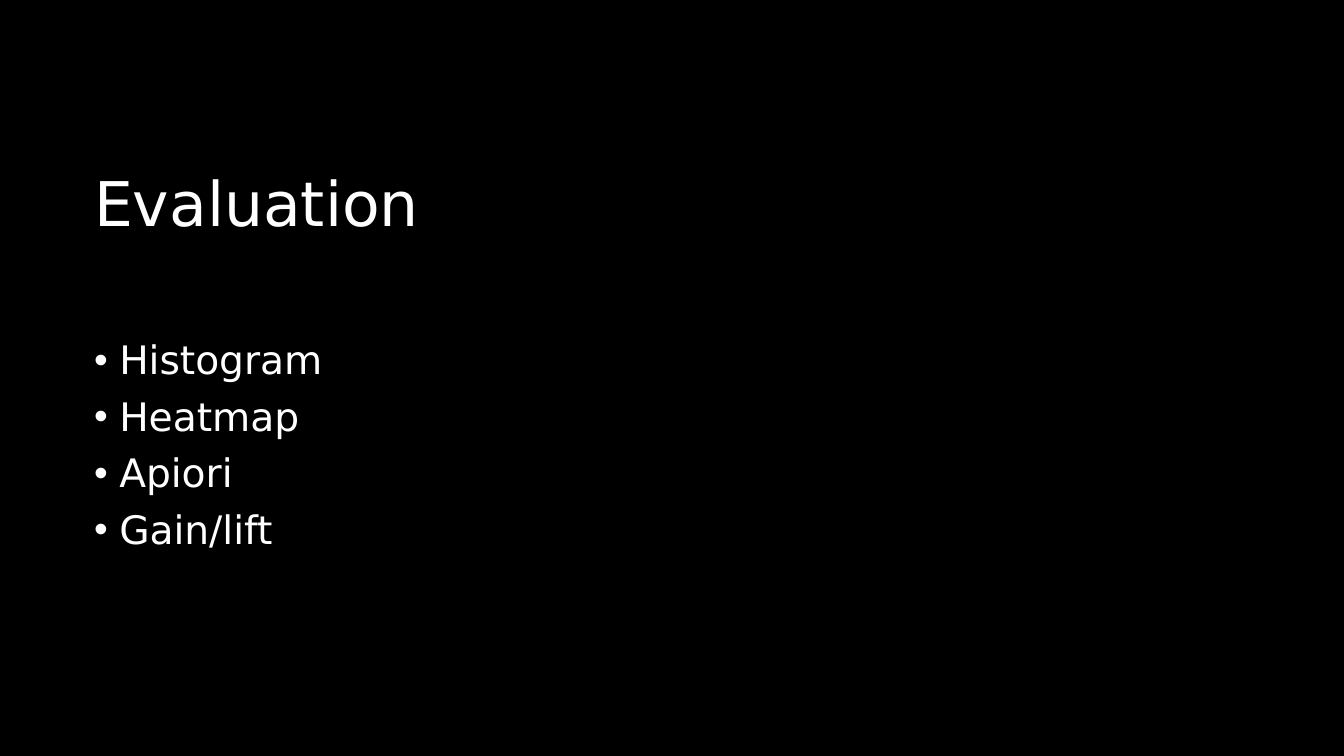
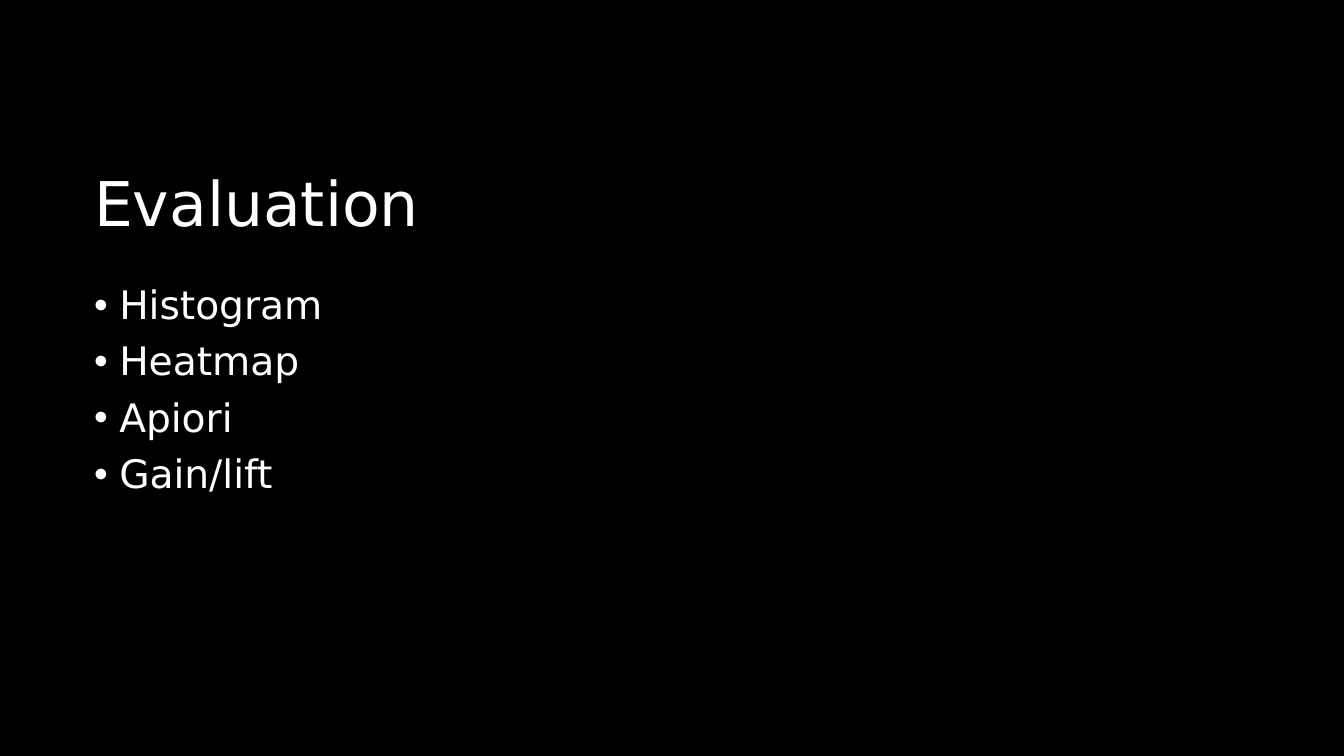
Before and after one commit to KWolley/CSPB4502_DreamTeam, a slide deck: slide 7 of UFO_presidentalElections.pptx. Drawn at 1344x756 pixels with LibreOffice and Linux fonts; fonts in the diff are those of the drawing. Boxes give left, top, right and bottom in pixels: in the first picture for what was removed or moved away, otherwise in the second. Text is boxed around its words. In the diff, an @@ line names an element or a change of style, - is before the commit and + after.

```diff
--- a/UFO_presidentalElections.pptx
+++ b/UFO_presidentalElections.pptx
@@ text "Histogram": place and size @@
-text "Histogram" at (119, 344, 322, 548)
+text "Histogram" at (119, 289, 322, 492)
```
Also in this commit, not shown: 3 other slides changed.
